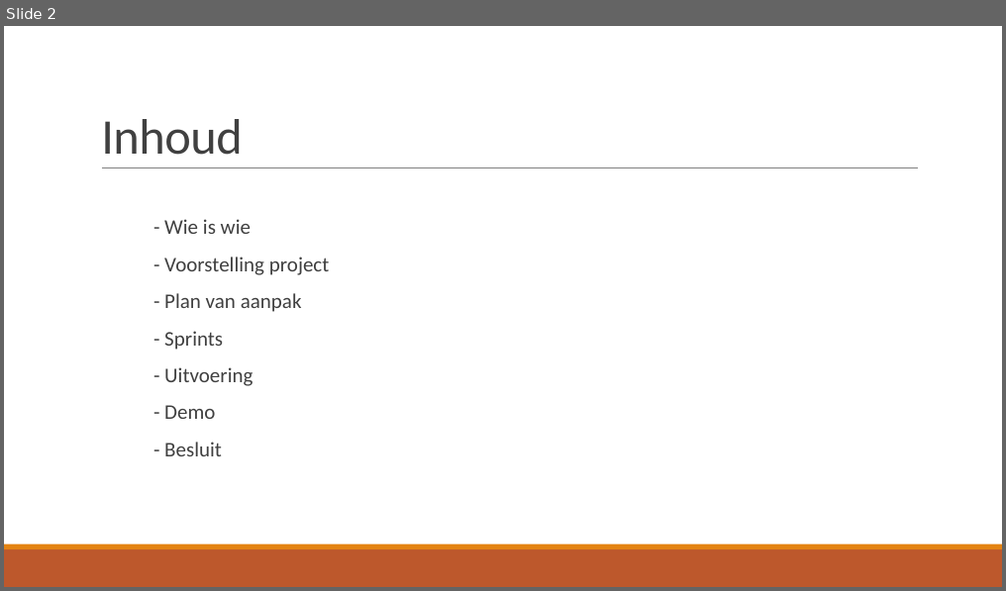
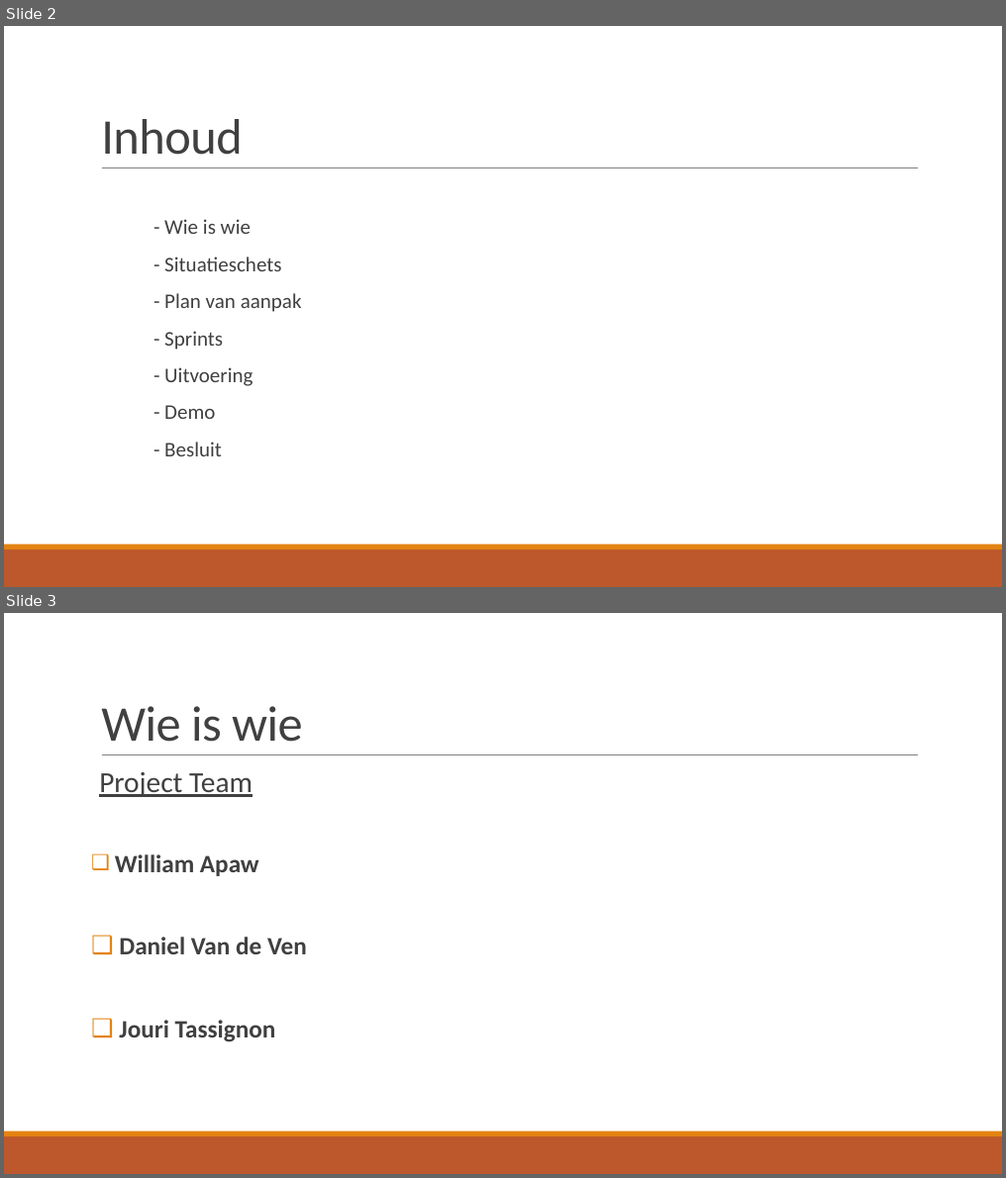
Before and after one commit to JouriTas/Projectwerk-IT-project, a slide deck: Scrum Artifacts/Sprint5/IT-Projectwerk 2022.pptx. Shown one above the other, each under a label of ours: slide 2 before the commit, slides 2 and 3 after it. The pictures are 1006x591 and 1006x1178 pixels, drawn with LibreOffice and Linux fonts; fonts in the diff are those of the drawing. Boxes give left, top, right and bottom in pixels: in the first picture for what was removed or moved away, otherwise in the second. Text is boxed around its words. In the diff, an @@ line names an element or a change of style, - is before the commit and + after.

```diff
--- a/Scrum Artifacts/Sprint5/IT-Projectwerk 2022.pptx
+++ b/Scrum Artifacts/Sprint5/IT-Projectwerk 2022.pptx
@@ slide 3 added at [4, 613, 1002, 1174], background #FFFFFF; not listed: 3 template elements that a slide beside it also shows @@
@@ title added at [101, 706, 303, 742], 48 pt, text #404040 @@
+Wie is wie
@@ text added at [99, 772, 307, 1043], 24 pt, text #404040, bold @@
+  Project Team
+❑ William Apaw
+❑ Daniel Van de Ven
+❑ Jouri Tassignon
@@ slide 2 changed as well @@
@@ text at [164, 257, 281, 272]: text changed @@
-  - Voorstelling project
+  - Situatieschets
```
Also in this commit, not shown: 1 other slide changed, 7 other slides added, 1 slide removed.
